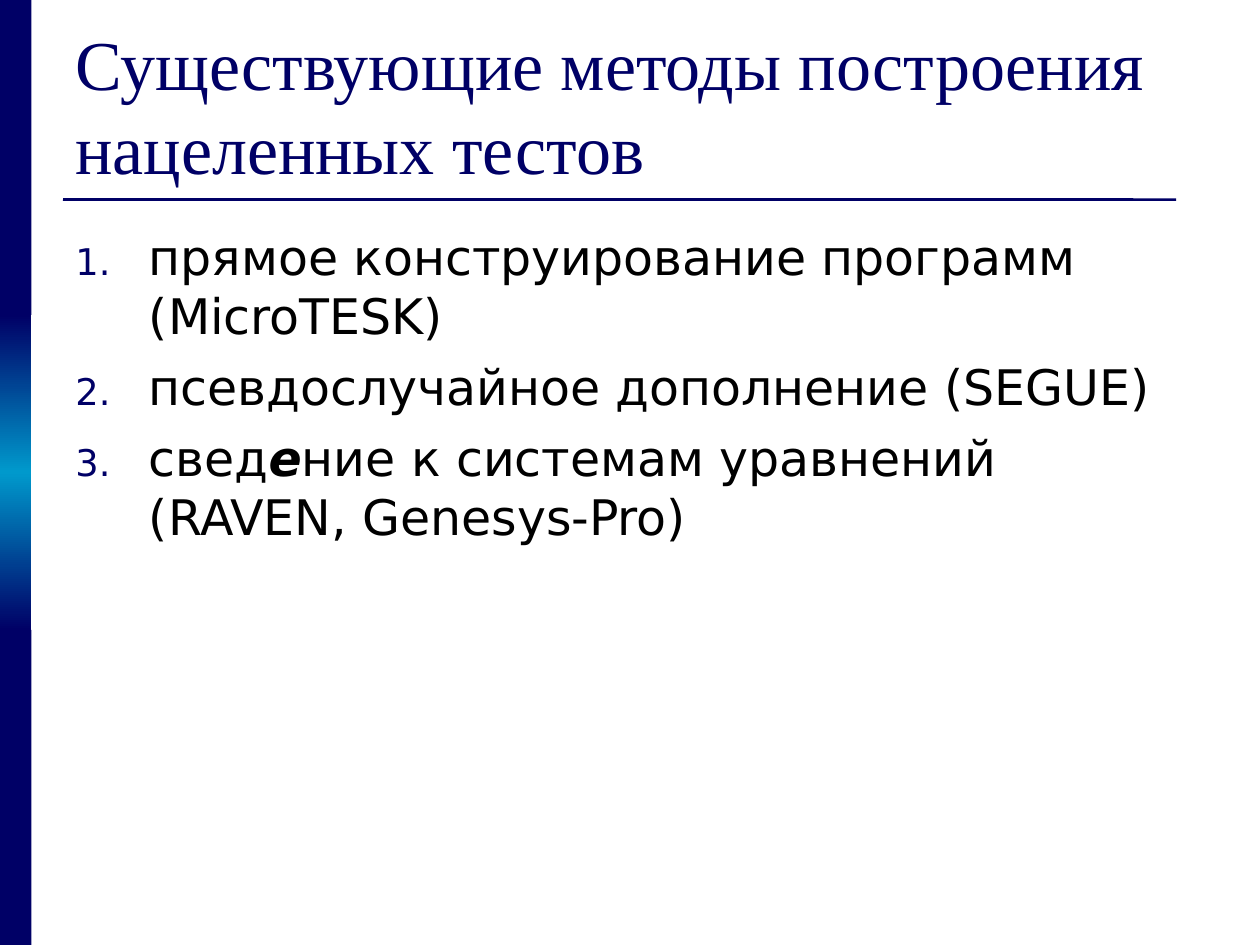
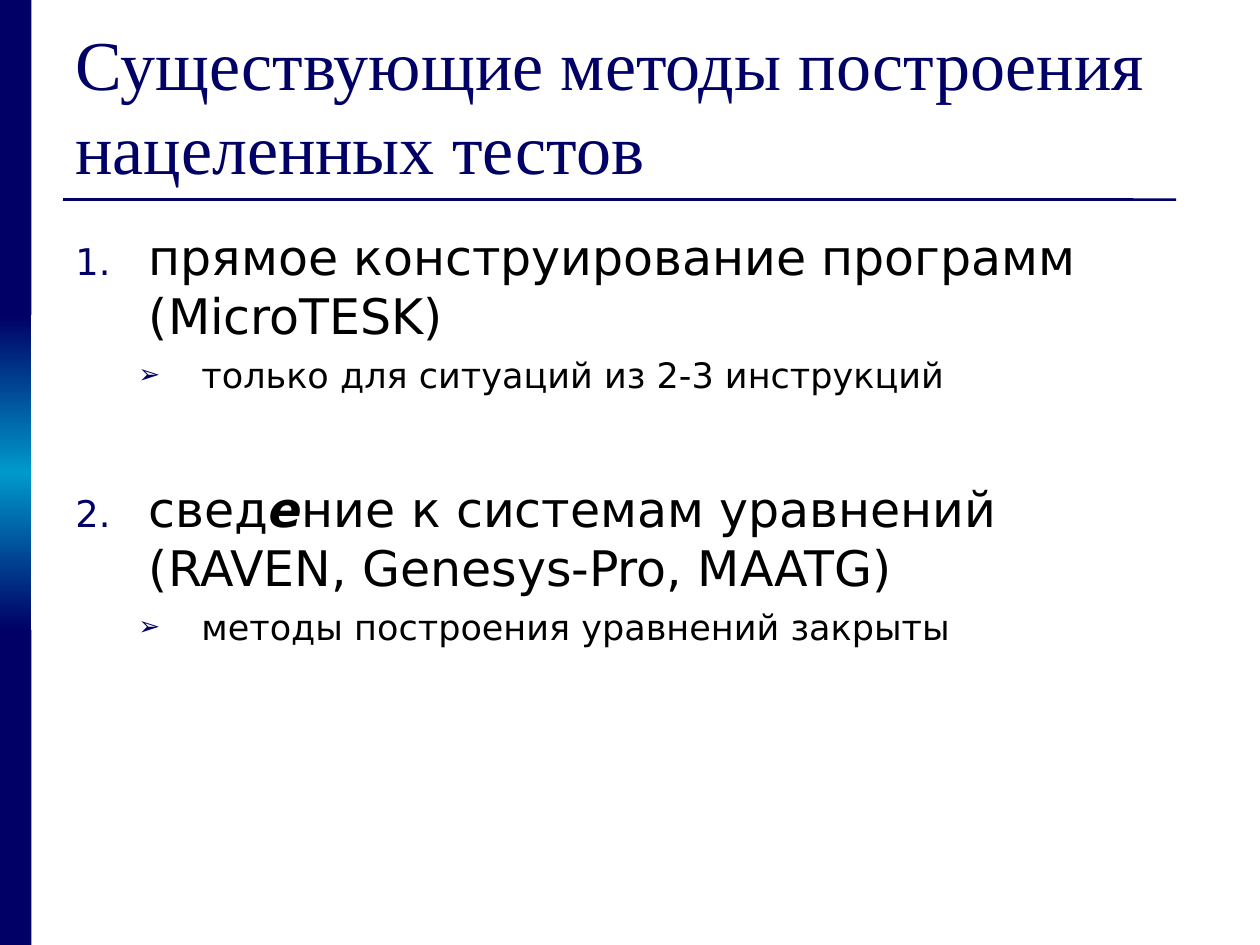
Before and after one commit to kornevgen/tesla-project, a slide deck: slide 10 of papers/THESIS/talks/pred/prethesis9.ppt (slide 8 before the commit). Drawn at 1260x945 pixels with LibreOffice and Linux fonts; fonts in the diff are those of the drawing. Boxes give left, top, right and bottom in pixels: in the first picture for what was removed or moved away, otherwise in the second. Text is boxed around its words. In the diff, an @@ line names an element or a change of style, - is before the commit and + after.

```diff
--- a/papers/THESIS/talks/pred/prethesis9.ppt
+++ b/papers/THESIS/talks/pred/prethesis9.ppt
@@ text at (149, 361, 997, 648): text changed; size 28 to 20 pt @@
-2. псевдослучайное дополнение (SEGUE)
-3. сведение к системам уравнений (RAVEN, Genesys-Pro)
+  ➢ только для ситуаций из 2-3 инструкций
+2. сведение к системам уравнений (RAVEN, Genesys-Pro, MAATG)
+  ➢ методы построения уравнений закрыты
```
Also in this commit, not shown: 16 other slides changed, 9 slides added.
